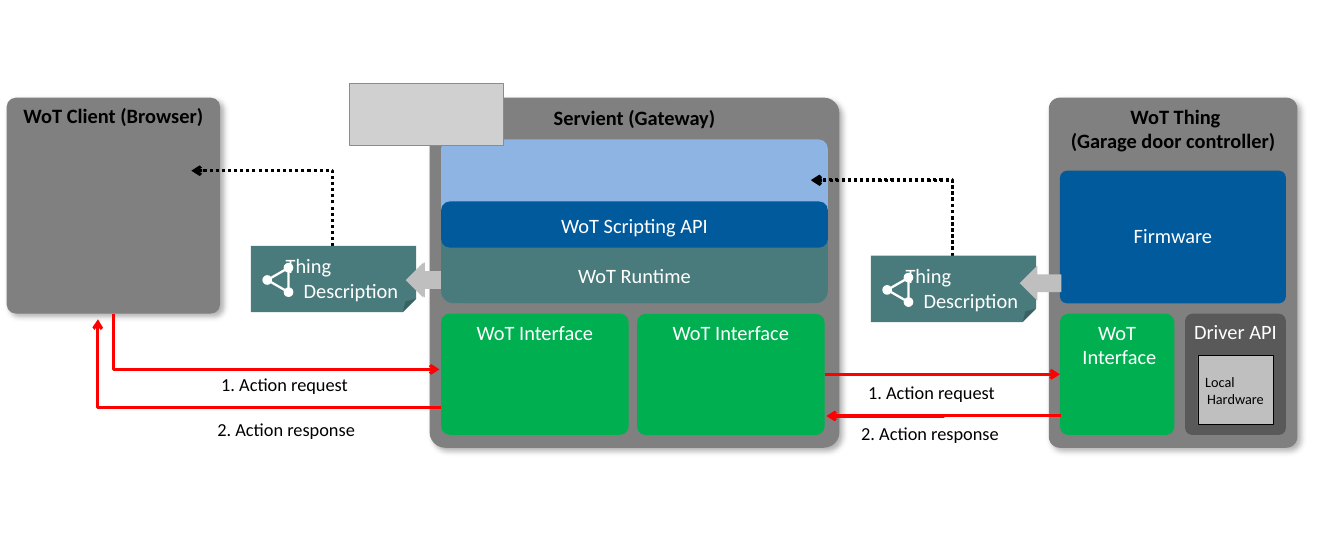
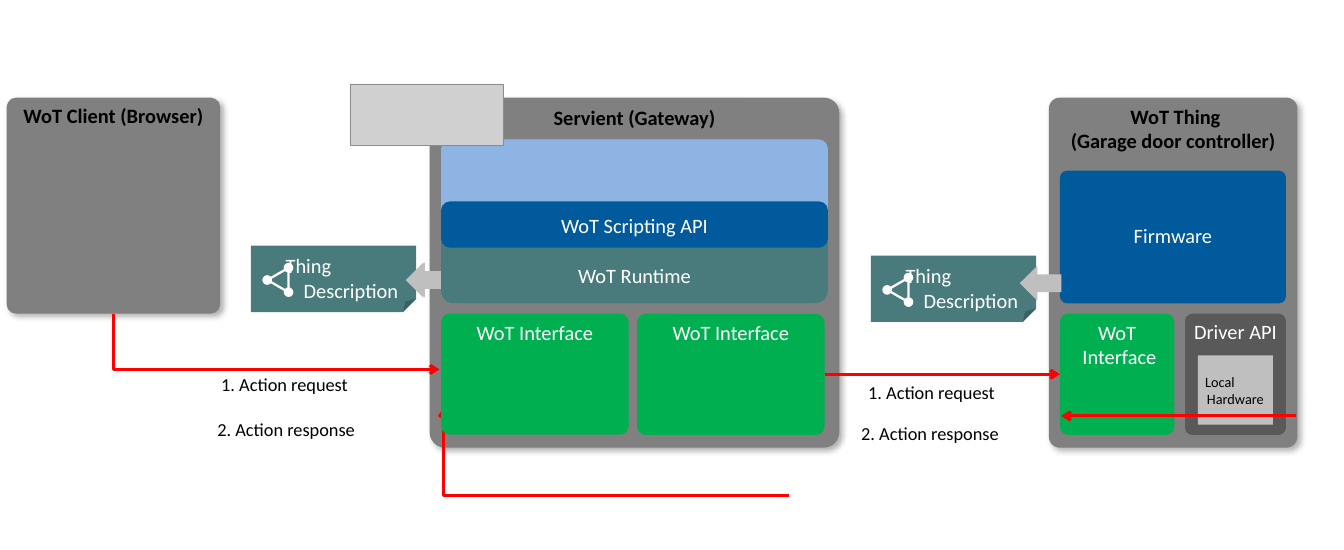
Before and after one commit to w3c/wot-security, a slide deck: slide 4 of images/Security_scenarios.pptx. Drawn at 1344x550 pixels with LibreOffice and Linux fonts; fonts in the diff are those of the drawing; grey boxes stand for pictures. Boxes give left, top, right and bottom in pixels: in the first picture for what was removed or moved away, otherwise in the second. Text is boxed around its words. In the diff, an @@ line names an element or a change of style, - is before the commit and + after.

```diff
--- a/images/Security_scenarios.pptx
+++ b/images/Security_scenarios.pptx
@@ elbow arrow removed from (333, 246) to (191, 171) @@
@@ elbow arrow removed from (952, 256) to (811, 180) @@
@@ elbow arrow removed from (953, 256) to (812, 180) @@
@@ rectangle "Local" at <box>1198,356,1273,425</box>: outline #000000 0.51 pt to none @@
@@ text in rectangle at <box>1205,377,1264,404</box>: text changed @@
-Local
-Hardware
+Local
+Hardware
@@ elbow arrow moved from (444, 408) - (98, 319) to (790, 496) - (444, 408) @@
@@ elbow arrow moved from (1062, 416) - (826, 416) to (1296, 416) - (1062, 416) @@
```
Also in this commit, not shown: 9 other slides changed, 2 other files.
